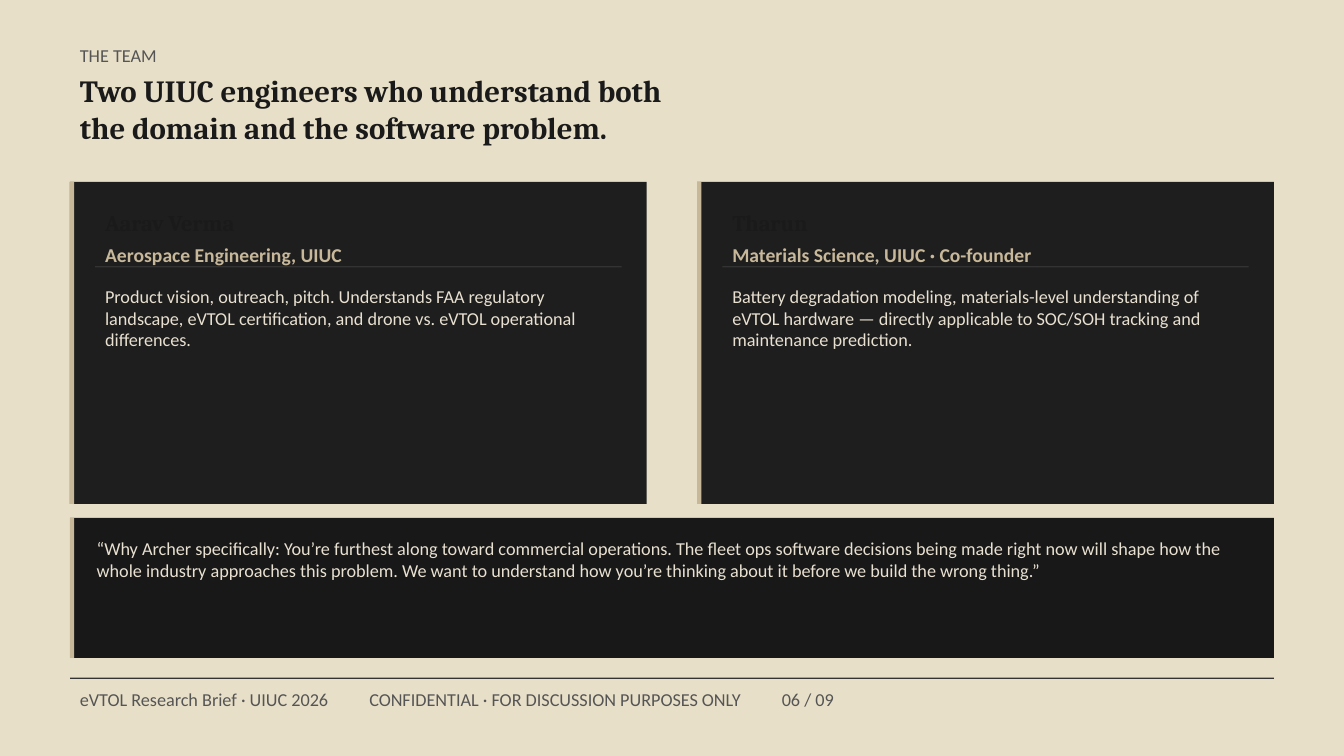
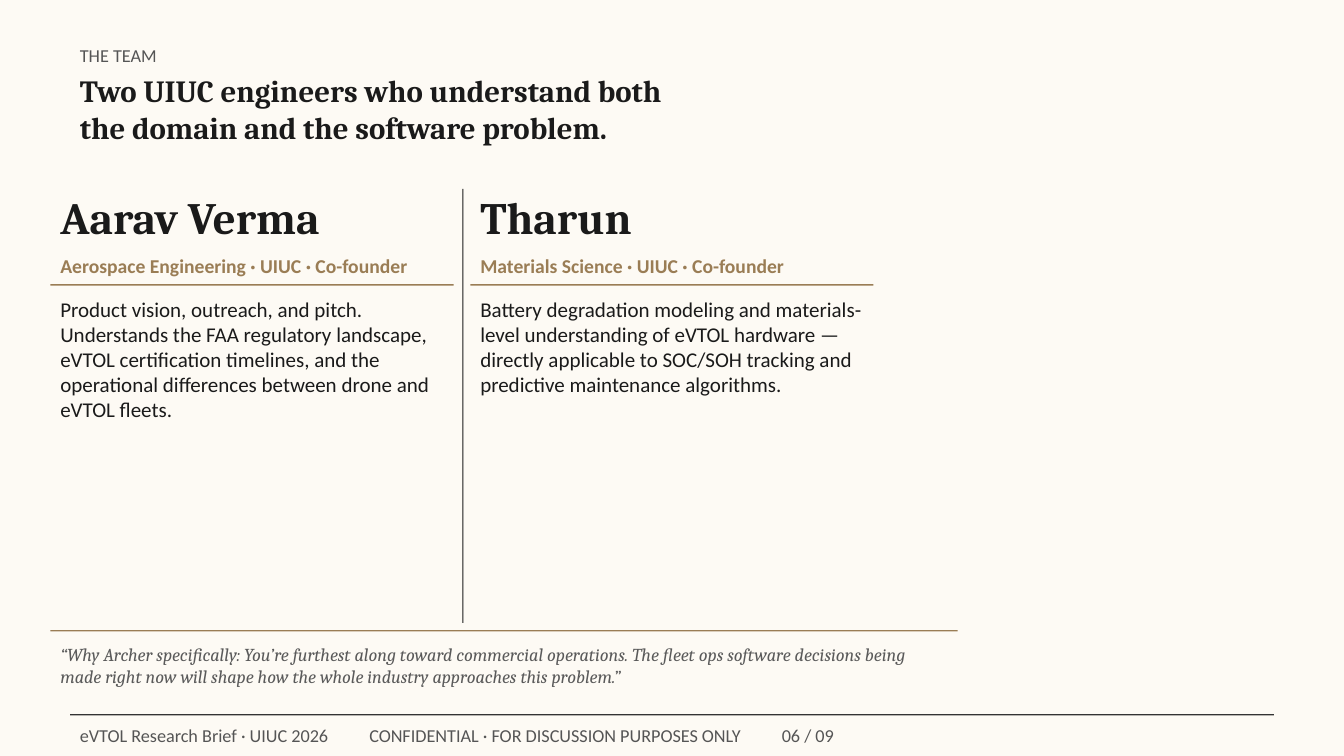
Before and after one commit to Verma0118/volant, a slide deck: slide 6 of Product/StartupPitchDeck.pptx. Drawn at 1344x756 pixels with LibreOffice and Linux fonts; fonts in the diff are those of the drawing. Boxes give left, top, right and bottom in pixels: in the first picture for what was removed or moved away, otherwise in the second. Text is boxed around its words. In the diff, an @@ line names an element or a change of style, - is before the commit and + after.

```diff
--- a/Product/StartupPitchDeck.pptx
+++ b/Product/StartupPitchDeck.pptx
@@ background #E8DFC8 to #FDFAF4 @@
@@ text added at box(60, 204, 320, 235), 32 pt, text #1A1A1A, bold @@
+Aarav Verma
@@ rectangle removed at box(70, 182, 646, 504) @@
@@ rectangle removed at box(70, 182, 74, 504) @@
@@ rectangle added at box(463, 190, 464, 624), fill #1A1A1A @@
@@ text added at box(480, 203, 631, 235), 32 pt, text #1A1A1A, bold @@
+Tharun
@@ rectangle removed at box(698, 182, 1274, 504) @@
@@ rectangle removed at box(698, 182, 702, 504) @@
@@ text at box(60, 259, 407, 277): text changed; text colour #C8B89A to #9A7D55 @@
-Aerospace Engineering, UIUC
+Aerospace Engineering · UIUC · Co-founder
@@ text at box(480, 259, 784, 273): text changed; text colour #C8B89A to #9A7D55 @@
-Materials Science, UIUC · Co-founder
+Materials Science · UIUC · Co-founder
@@ rectangle removed at box(723, 266, 1249, 267) @@
@@ rectangle: place and size @@
-rectangle at box(95, 266, 621, 267)
+rectangle at box(50, 284, 454, 285)
@@ rectangle at box(50, 284, 454, 285): fill #333333 to #9A7D55 @@
@@ rectangle added at box(471, 284, 874, 285), fill #9A7D55 @@
@@ text at box(60, 302, 429, 417): text changed; size 13 to 15 pt; text colour #E8E0D0 to #1A1A1A @@
-Product vision, outreach, pitch. Understands FAA regulatory landscape, eVTOL certification, and drone vs. eVTOL operational differences.
+Product vision, outreach, and pitch. Understands the FAA regulatory landscape, eVTOL certification timelines, and the operational differences between drone and eVTOL fleets.
@@ text at box(480, 302, 861, 396): text changed; size 13 to 15 pt; text colour #E8E0D0 to #1A1A1A @@
-Battery degradation modeling, materials-level understanding of eVTOL hardware — directly applicable to SOC/SOH tracking and maintenance prediction.
+Battery degradation modeling and materials-level understanding of eVTOL hardware — directly applicable to SOC/SOH tracking and predictive maintenance algorithms.
@@ rectangle removed at box(70, 518, 1273, 658) @@
@@ rectangle removed at box(70, 518, 74, 658) @@
@@ rectangle added at box(50, 630, 958, 631), fill #9A7D55 @@
@@ text at box(60, 648, 905, 687): text changed; font Calibri to Cambria; text colour #E8E0D0 to #5A5A5A; italic on @@
-“Why Archer specifically: You’re furthest along toward commercial operations. The fleet ops software decisions being made right now will shape how the whole industry approaches this problem. We want to understand how you’re thinking about it before we build the wrong thing.”
+“Why Archer specifically: You’re furthest along toward commercial operations. The fleet ops software decisions being made right now will shape how the whole industry approaches this problem.”
@@ rectangle: place and size @@
-rectangle at box(70, 678, 1273, 679)
+rectangle at box(70, 714, 1273, 715)
@@ text "eVTOL Research Brief · UIUC ...": place and size @@
-text "eVTOL Research Brief · UIUC ..." at box(80, 693, 833, 706)
+text "eVTOL Research Brief · UIUC ..." at box(80, 729, 833, 742)
```
Also in this commit, not shown: 8 other slides changed, 4 other files.
